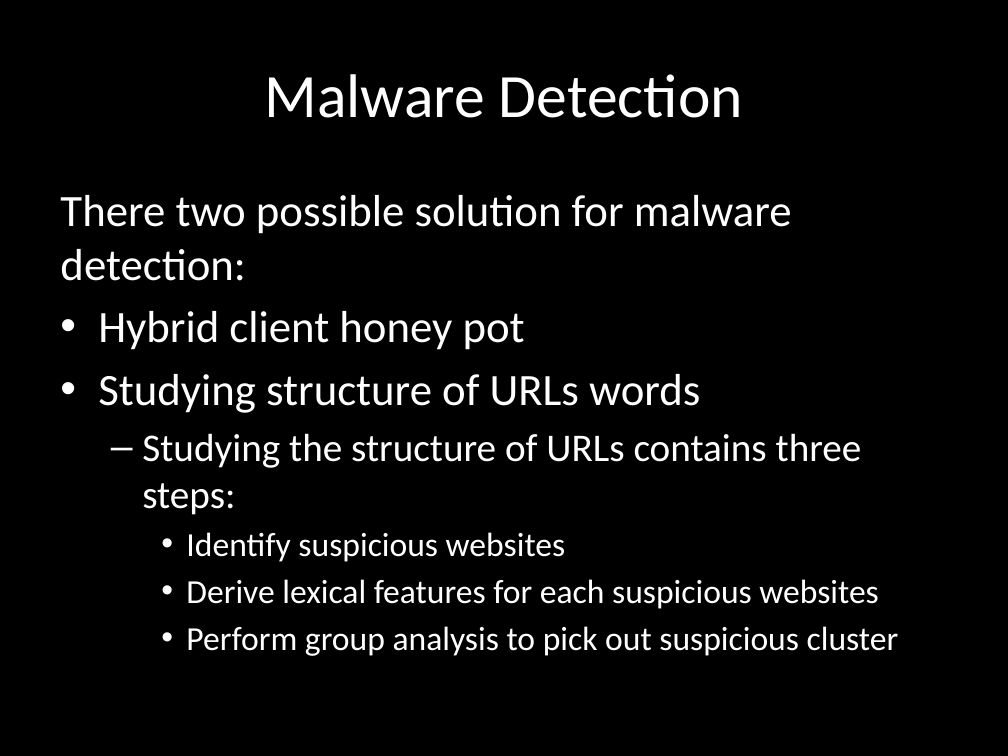
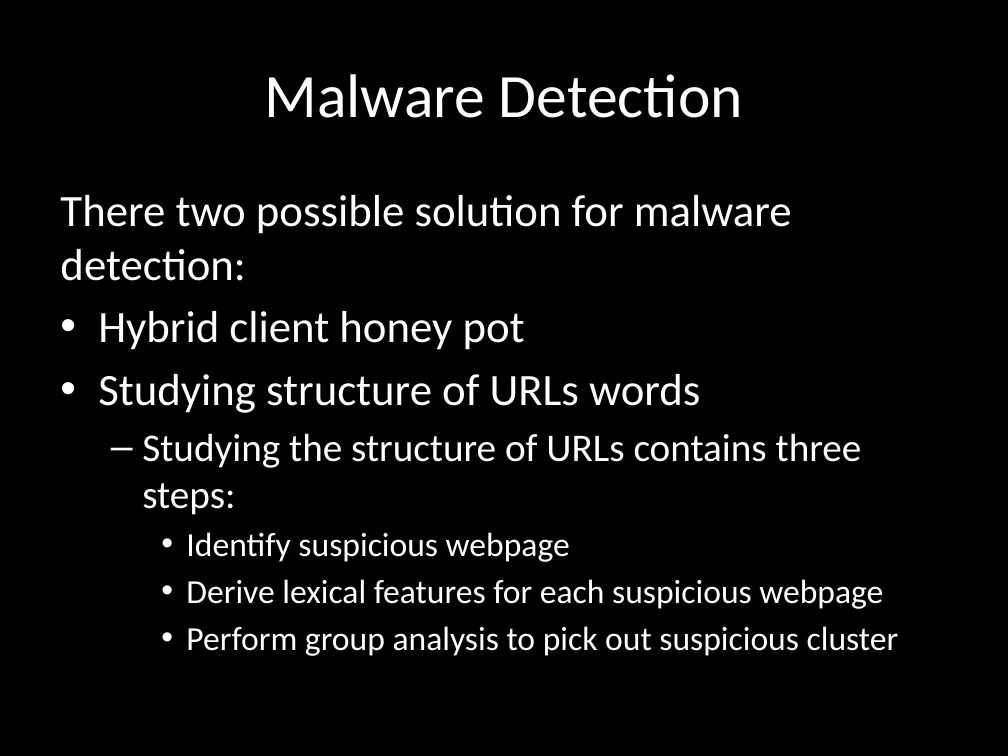
Before and after one commit to chrissorchard/malucrawl, a slide deck: slide 14 of doc/pres1/wk4-progress.pptx. Drawn at 1008x756 pixels with LibreOffice and Linux fonts; fonts in the diff are those of the drawing; background and template pictures are left out. Boxes give left, top, right and bottom in pixels: in the first picture for what was removed or moved away, otherwise in the second. Text is boxed around its words. In the diff, an @@ line names an element or a change of style, - is before the commit and + after.

Commit message:
website -> webpage, language from paper changed

```diff
--- a/doc/pres1/wk4-progress.pptx
+++ b/doc/pres1/wk4-progress.pptx
@@ text at (186, 532, 883, 609): text changed @@
-    • Identify suspicious websites
-    • Derive lexical features for each suspicious websites
+    • Identify suspicious webpage
+    • Derive lexical features for each suspicious webpage
```
Also in this commit, not shown: 1 other slide changed.
